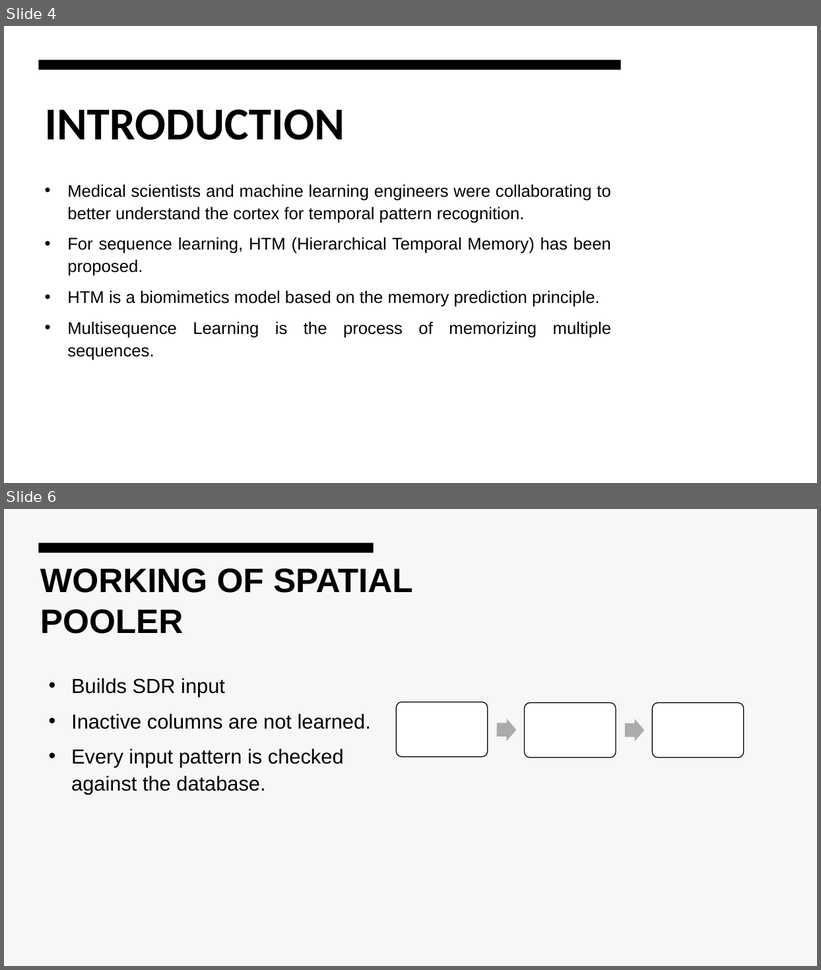
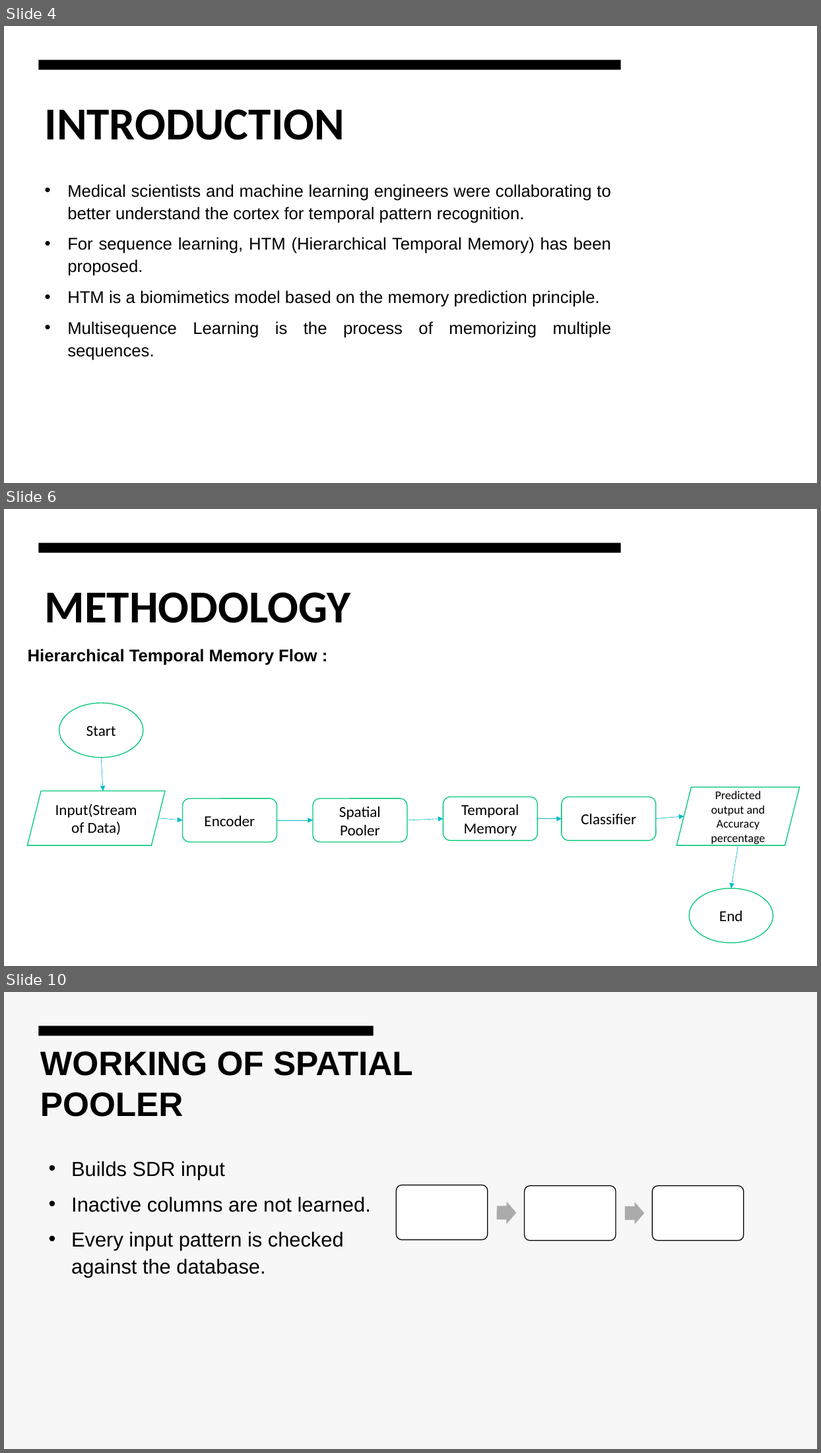
Before and after one commit to faizmohammedkhan7/neocortexapi, a slide deck: source/MySEProject/Documentation/ML-22-23-15 Approve Prediction of Multisequence Learning .pptx. Shown one above the other, each under a label of ours: slides 4 and 6 before the commit, slides 4, 6 and 10 after it; the slides between them are not shown. The pictures are 821x970 and 821x1453 pixels, drawn with LibreOffice and Linux fonts; fonts in the diff are those of the drawing. Boxes give left, top, right and bottom in pixels: in the first picture for what was removed or moved away, otherwise in the second. Text is boxed around its words. In the diff, an @@ line names an element or a change of style, - is before the commit and + after.

```diff
--- a/source/MySEProject/Documentation/ML-22-23-15 Approve Prediction of Multisequence Learning .pptx
+++ b/source/MySEProject/Documentation/ML-22-23-15 Approve Prediction of Multisequence Learning .pptx
@@ slide 6 added at (4, 509, 817, 966), background #FFFFFF @@
@@ rectangle added at (4, 509, 817, 966), fill #FFFFFF @@
@@ rectangle added at (39, 543, 621, 553), fill #000000 @@
@@ title added at (45, 592, 351, 623), 54 pt, text #000000, bold @@
+METHODOLOGY
@@ text added at (28, 649, 317, 665), 20 pt, text #000000, bold @@
+Hierarchical Temporal Memory Flow :
@@ ellipse added at (59, 703, 143, 758), fill #FFFFFF, outline #00C777 1 pt, 18 pt, text #000000 @@
+Start
@@ arrow added from (101, 758) to (103, 791), #00BAC8 0.5 pt @@
@@ parallelogram added at (27, 791, 165, 846), fill #FFFFFF, outline #00C777 1 pt, 18 pt, text #000000 @@
+Input(Stream of Data)
@@ rounded rectangle added at (183, 799, 277, 843), fill #FFFFFF, outline #00C777 1 pt, 18 pt, text #000000 @@
+Encoder
@@ rounded rectangle added at (313, 799, 407, 843), fill #FFFFFF, outline #00C777 1 pt, 18 pt, text #000000 @@
+Spatial Pooler
@@ rounded rectangle added at (443, 797, 538, 841), fill #FFFFFF, outline #00C777 1 pt, 18 pt, text #000000 @@
+Temporal Memory
@@ rounded rectangle added at (562, 797, 656, 841), fill #FFFFFF, outline #00C777 1 pt, 18 pt, text #000000 @@
+Classifier
@@ parallelogram added at (677, 787, 800, 846), fill #FFFFFF, outline #00C777 1 pt, 14 pt, text #000000 @@
+Predicted output and Accuracy percentage
@@ arrow added from (158, 819) to (183, 821), #00BAC8 0.5 pt @@
@@ arrow added from (277, 821) to (313, 821), #00BAC8 0.5 pt @@
@@ arrow added from (407, 821) to (443, 819), #00BAC8 0.5 pt @@
@@ arrow added from (538, 819) to (562, 819), #00BAC8 0.5 pt @@
@@ arrow added from (656, 819) to (684, 817), #00BAC8 0.5 pt @@
@@ arrow added from (739, 846) to (731, 889), #00BAC8 0.5 pt @@
@@ ellipse added at (690, 889, 774, 943), fill #FFFFFF, outline #00C777 1 pt, 18 pt, text #000000 @@
+End
@@ what was slide 6 is now slide 10 @@
```
Also in this commit, not shown: 1 slide changed, 4 other slides added, 1 slide removed.
